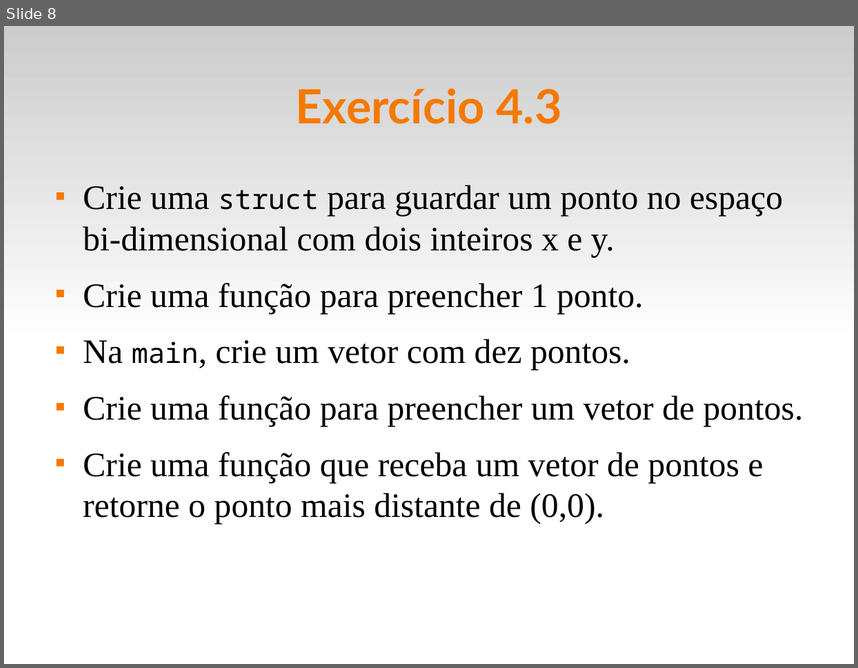
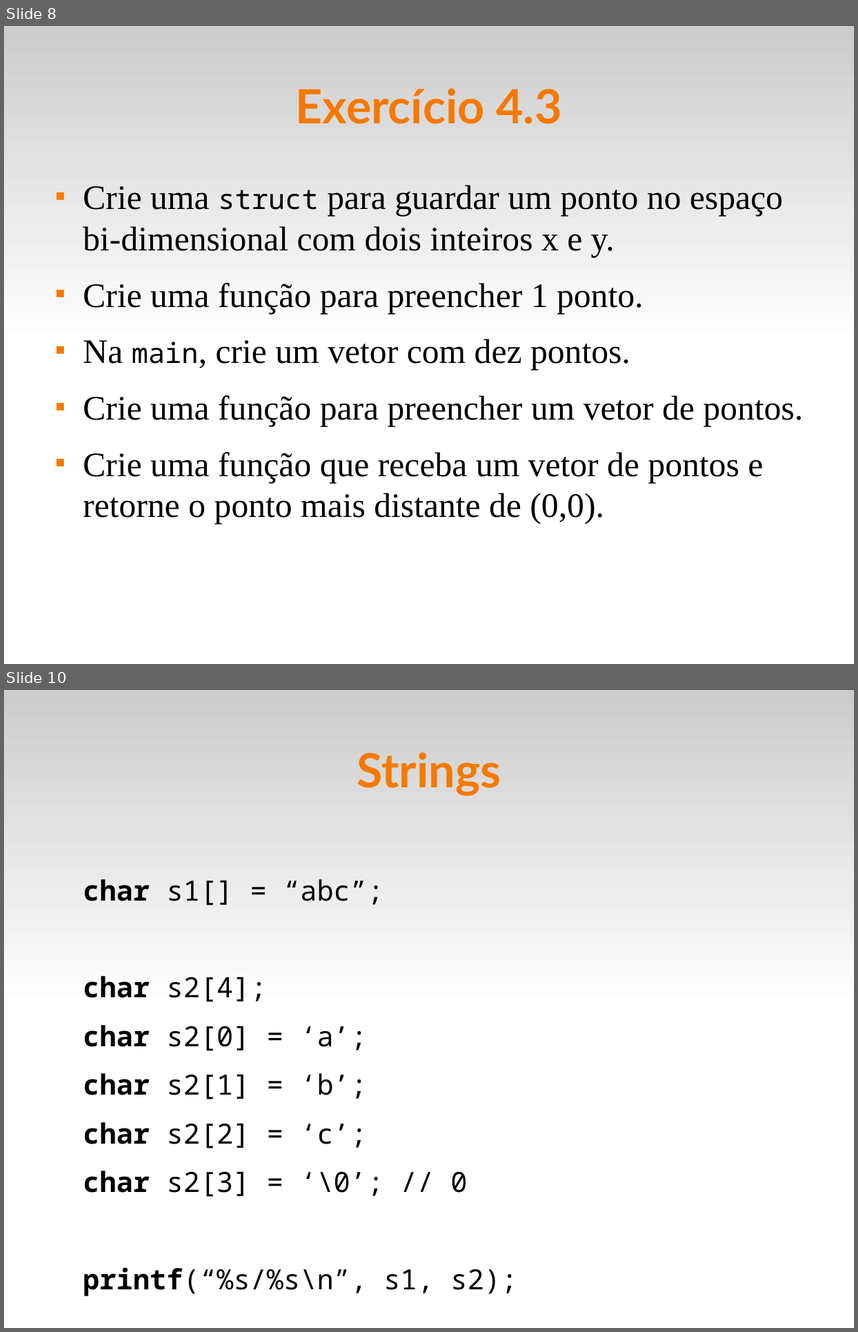
Before and after one commit to fsantanna-uerj/LP1, a slide deck: Slides/lp1-06-vetores.odp. Shown one above the other, each under a label of ours: slide 8 before the commit, slides 8 and 10 after it; the slides between them are not shown. The pictures are 858x668 and 858x1332 pixels, drawn with LibreOffice and Linux fonts; fonts in the diff are those of the drawing. Boxes give left, top, right and bottom in pixels: in the first picture for what was removed or moved away, otherwise in the second. Text is boxed around its words. In the diff, an @@ line names an element or a change of style, - is before the commit and + after.

Commit message:
(+) strings

```diff
--- a/Slides/lp1-06-vetores.odp
+++ b/Slides/lp1-06-vetores.odp
@@ slide 10 added at [4,690,854,1328], background #FFFFFF; not listed: 1 template element that a slide beside it also shows @@
@@ title added at [357,752,501,796], 44 pt, text #F57900, bold @@
+Strings
@@ text added at [83,879,517,1296], 26 pt, text #000000 @@
+char s1[] = “abc”;
+char s2[4];
+char s2[0] = ‘a’;
+char s2[1] = ‘b’;
+char s2[2] = ‘c’;
+char s2[3] = ‘\0’; // 0
+printf(“%s/%s\n”, s1, s2);
```
Also in this commit, not shown: 3 other slides added, 1 slide removed, 1 other file.
